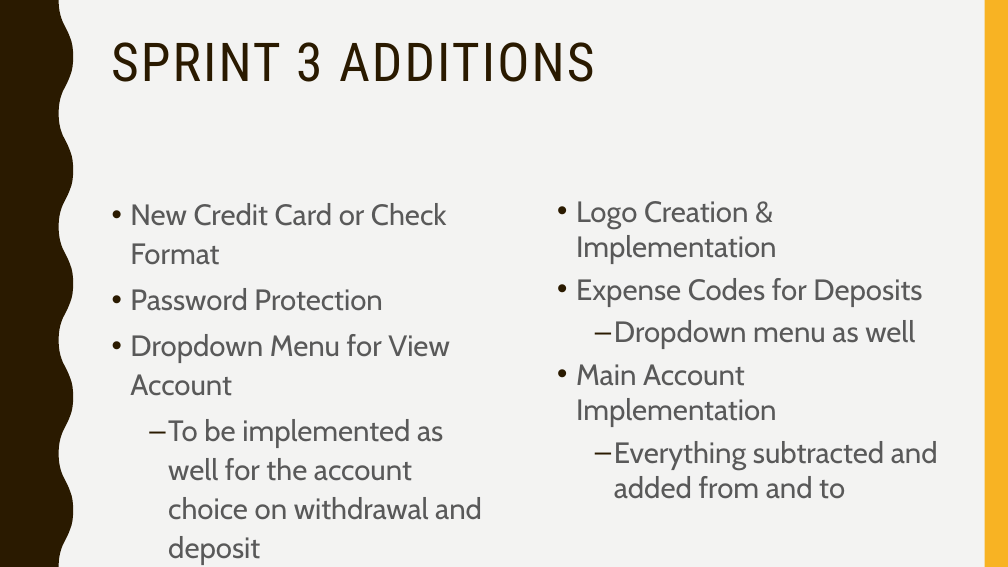
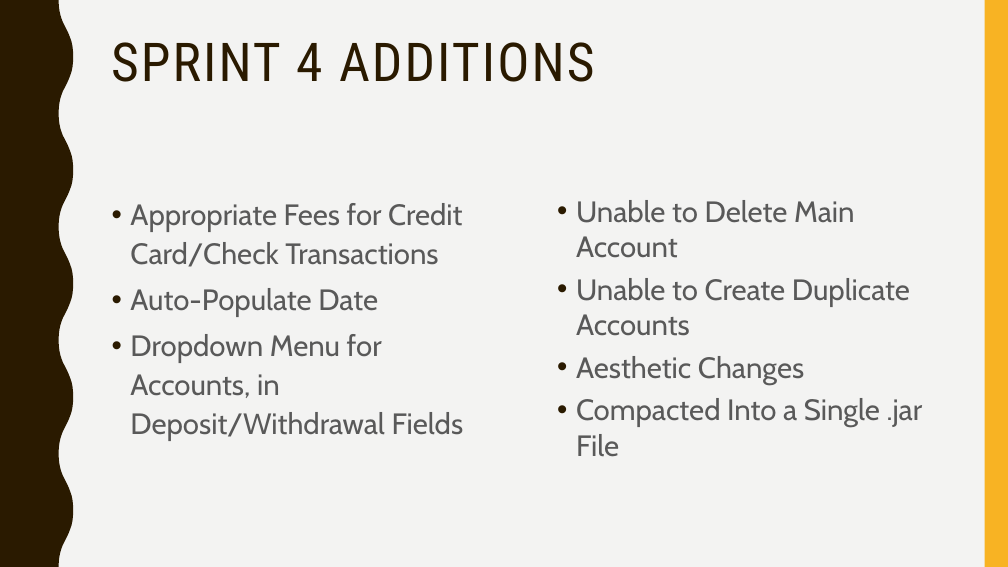
Before and after one commit to courtneyappel/EWP, a slide deck: slide 2 of MVC (1).pptx. Drawn at 1008x567 pixels with LibreOffice and Linux fonts; fonts in the diff are those of the drawing. Boxes give left, top, right and bottom in pixels: in the first picture for what was removed or moved away, otherwise in the second. Text is boxed around its words. In the diff, an @@ line names an element or a change of style, - is before the commit and + after.

Commit message:
Fees, MVC, ppt

```diff
--- a/MVC (1).pptx
+++ b/MVC (1).pptx
@@ title at (111, 42, 594, 82): text changed @@
-SPRINT 3 ADDITIONS
+SPRINT 4 ADDITIONS
@@ text at (130, 203, 464, 441): text changed @@
-• New Credit Card or Check Format
-• Password Protection
-• Dropdown Menu for View Account
-  – To be implemented as well for the account choice on withdrawal and deposit
+• Appropriate Fees for Credit Card/Check Transactions
+• Auto-Populate Date
+• Dropdown Menu for Accounts, in Deposit/Withdrawal Fields
@@ text at (576, 200, 923, 457): text changed @@
-• Logo Creation & Implementation
-• Expense Codes for Deposits
-  – Dropdown menu as well
-• Main Account Implementation
-  – Everything subtracted and added from and to
+• Unable to Delete Main Account
+• Unable to Create Duplicate Accounts
+• Aesthetic Changes
+• Compacted Into a Single .jar File
```
Also in this commit, not shown: 20 other files.
